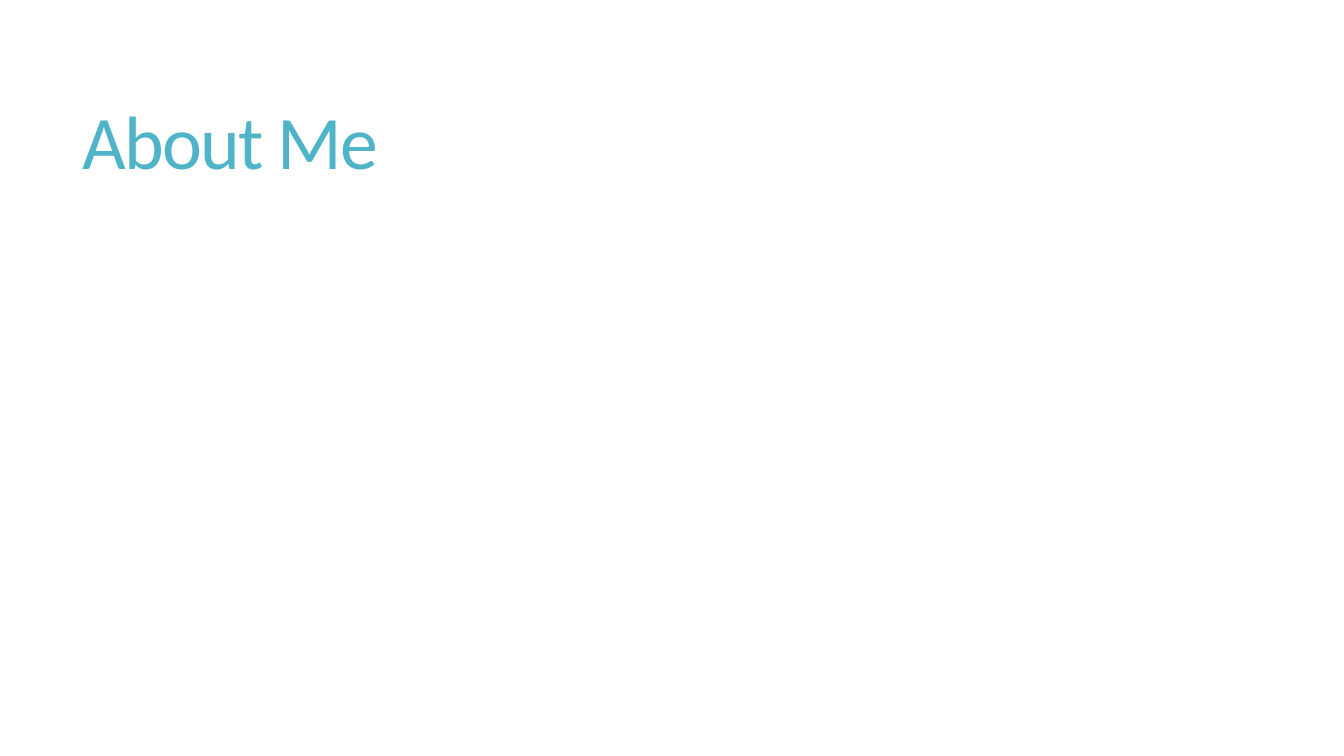
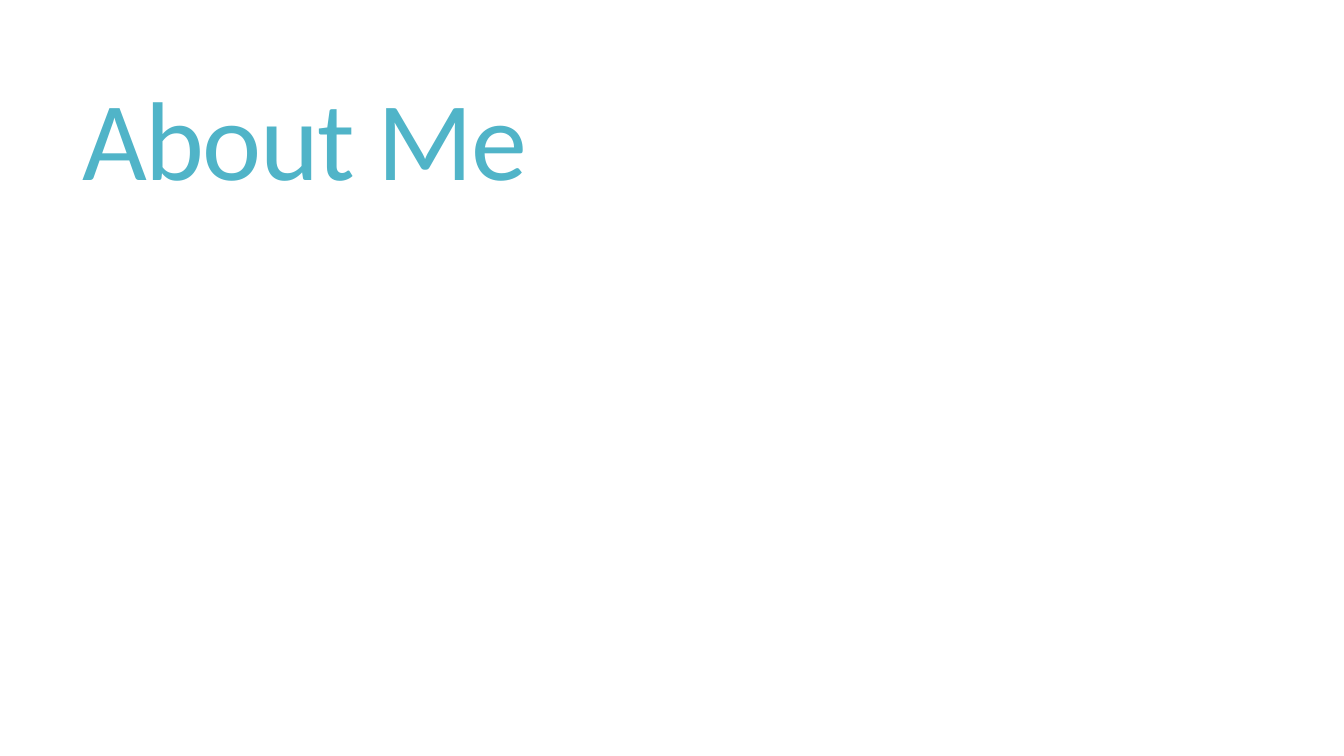
Before and after one commit to BarneyLawrence/Sessions-TSQL-BeyondTheBasics, a slide deck: slide 2 of T-SQL - Beyond the Basics.pptx. Drawn at 1344x756 pixels with LibreOffice and Linux fonts; fonts in the diff are those of the drawing. Boxes give left, top, right and bottom in pixels: in the first picture for what was removed or moved away, otherwise in the second. Text is boxed around its words. In the diff, an @@ line names an element or a change of style, - is before the commit and + after.

```diff
--- a/T-SQL - Beyond the Basics.pptx
+++ b/T-SQL - Beyond the Basics.pptx
@@ title "About Me" at (83, 102, 527, 181): size 54 to 80 pt @@
```
Also in this commit, not shown: 2 other slides changed, 7 slides added, 14 other files.
